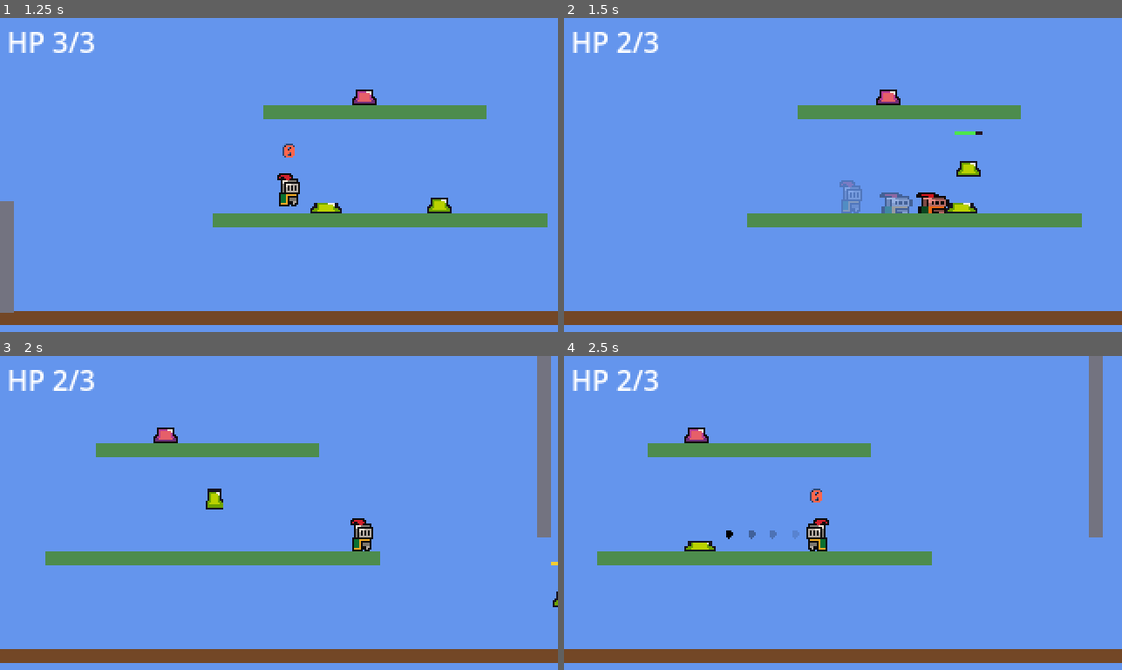
Above: before the commit, frames 1-4 (two rows, left to right).
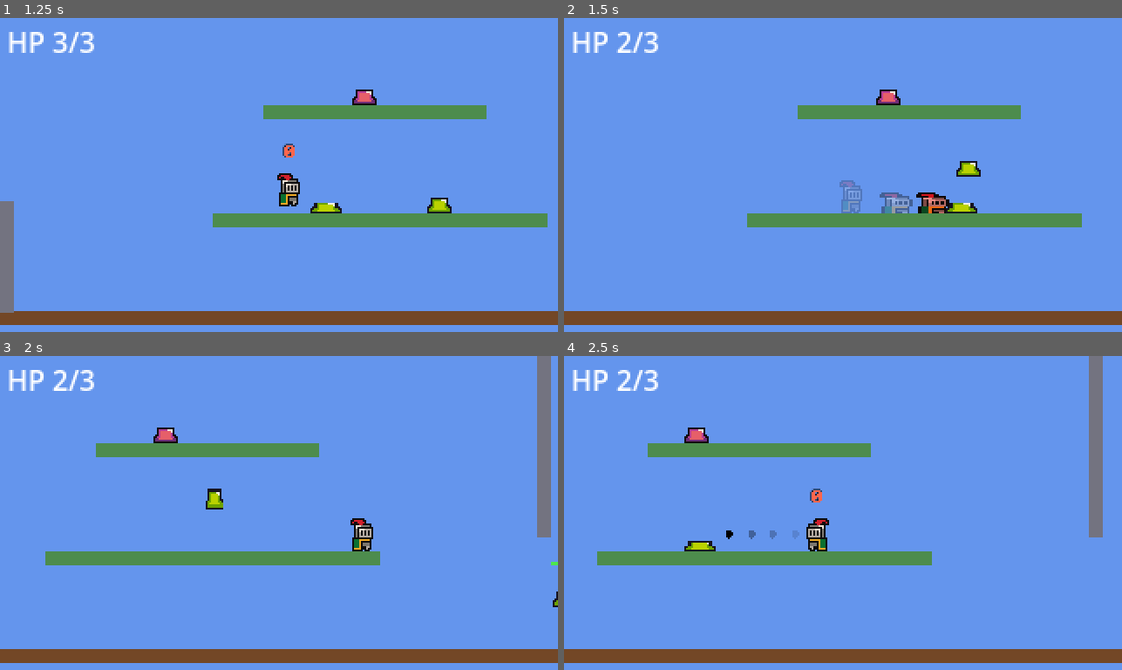
Above: after the commit, the same moments.

Repository: SolutionsByCarson/ScratchPad
Game: Godot game, scene res://scenes/main.tscn
The game is run twice, just before and just after one commit, with the same random seed, the same clock (stepped at 60 frames per second) and the same inputs.
Inputs:
- Up to frame 1 (1.25 s): hold D (move_right) from 0.53 s (still down); hold H (swing) from 0.53 s (still down); tap Space (jump) at 0.77 s
- Up to frame 2 (1.5 s): keep holding D (move_right); release H (swing) at 1.28 s; tap Shift (dash) at 1.35 s
- Up to frame 3 (2 s): keep holding D (move_right); tap Space (jump) at 1.52 s; tap H (swing) at 1.55 s
- Up to frame 4 (2.5 s): release D (move_right) at 2.03 s; hold A (move_left) from 2.03 s (still down); hold H (swing) from 2.03 s (still down); tap J (shoot) at 2.1 s

Frame 1 is identical in both runs. In frame 2, less than 0.1% of the frame differs, in the area x 70-75%, y 36-38%; in frame 3, less than 0.1%; in frame 4, nothing differs.

Commit message:
Bat does 0.5 dmg per swing via fractional accumulator. take_damage is int-only, so SWING_DAMAGE_PER_HIT=0.5 accumulates into _swing_damage_carry and only deals damage when it crosses a whole number — net every-other-swing applies 1. Knockback still fires every swing regardless of whether damage lands.

Diff:
--- a/scripts/player.gd
+++ b/scripts/player.gd
@@ -49,7 +49,7 @@
 const SWING_KNOCKBACK_GRENADE_BASE := 360.0
 const SWING_CHARGE_MAX := 3.0
 const SWING_CHARGE_KB_MULT_PER_SEC := 0.2
-const SWING_DAMAGE := 1
+const SWING_DAMAGE_PER_HIT := 0.5
 const SWING_BAT_LENGTH := 24.0
 const SWING_BAT_THICKNESS := 5.0
 const SWING_BAT_COLOR := Color(0.75, 0.5, 0.2, 1.0)
@@ -87,6 +87,7 @@
 var _swing_charging := false
 var _swing_charge := 0.0
 var _last_swing_tick := 0
+var _swing_damage_carry := 0.0
 
 
 func _ready() -> void:
@@ -541,13 +542,16 @@
 	var enemy_kb: float = SWING_KNOCKBACK_ENEMY_BASE * charge_mult
 	var grenade_kb: float = SWING_KNOCKBACK_GRENADE_BASE * charge_mult
 
+	_swing_damage_carry += SWING_DAMAGE_PER_HIT
+	var dmg: int = int(floor(_swing_damage_carry))
+	_swing_damage_carry -= float(dmg)
 	for enemy in get_tree().get_nodes_in_group("enemy"):
 		if enemy is Node2D and _in_swing_arc(enemy as Node2D, dir, reach):
 			var e: Node = enemy
 			if e.has_method("apply_knockback"):
 				e.call("apply_knockback", dir.x * enemy_kb, dir.y * enemy_kb)
-			if e.has_method("take_damage"):
-				e.call("take_damage", SWING_DAMAGE)
+			if dmg > 0 and e.has_method("take_damage"):
+				e.call("take_damage", dmg)
 
 	for g in get_tree().get_nodes_in_group("grenade"):
 		if g is Node2D and _in_swing_arc(g as Node2D, dir, reach):
